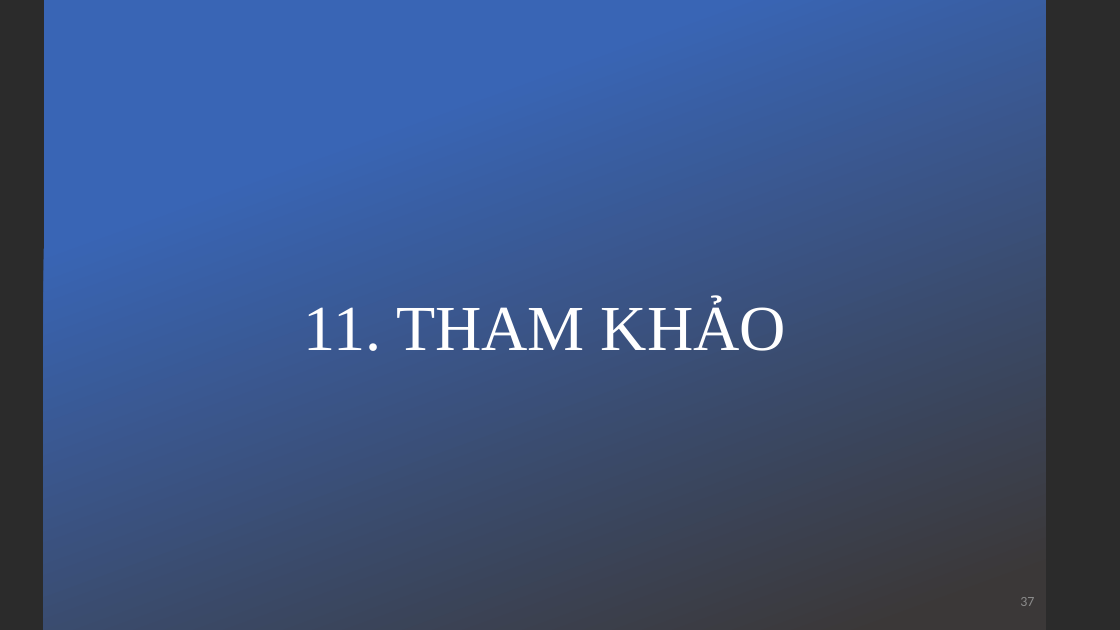
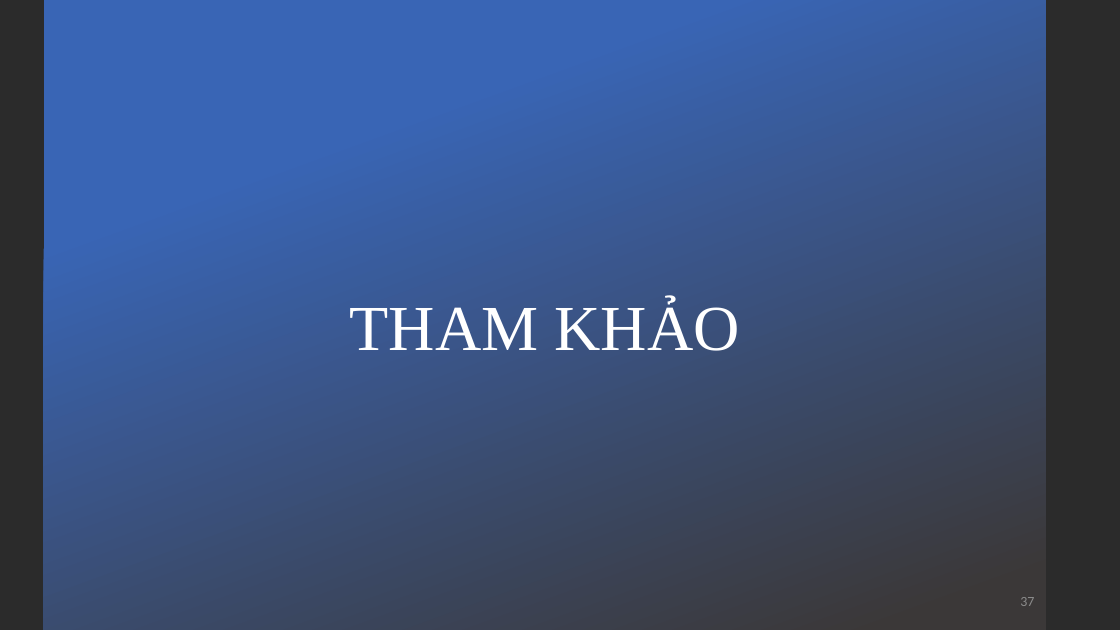
Before and after one commit to kieuconghau/lthdt-18clc1-09, a slide deck: slide 37 of Design Patterns/Design Patterns [Official]/Visitor/Visitor Design Pattern [Official].pptx. Drawn at 1120x630 pixels with LibreOffice and Linux fonts; fonts in the diff are those of the drawing; background and template pictures are left out; a plain dark background stands for a picture behind light text. Boxes give left, top, right and bottom in pixels: in the first picture for what was removed or moved away, otherwise in the second. Text is boxed around its words. In the diff, an @@ line names an element or a change of style, - is before the commit and + after.

```diff
--- a/Design Patterns/Design Patterns [Official]/Visitor/Visitor Design Pattern [Official].pptx
+++ b/Design Patterns/Design Patterns [Official]/Visitor/Visitor Design Pattern [Official].pptx
@@ title at <box>350,300,740,351</box>: text changed @@
-11. THAM KHẢO
+THAM KHẢO
```
Also in this commit, not shown: 36 other slides changed, 38 other files.
